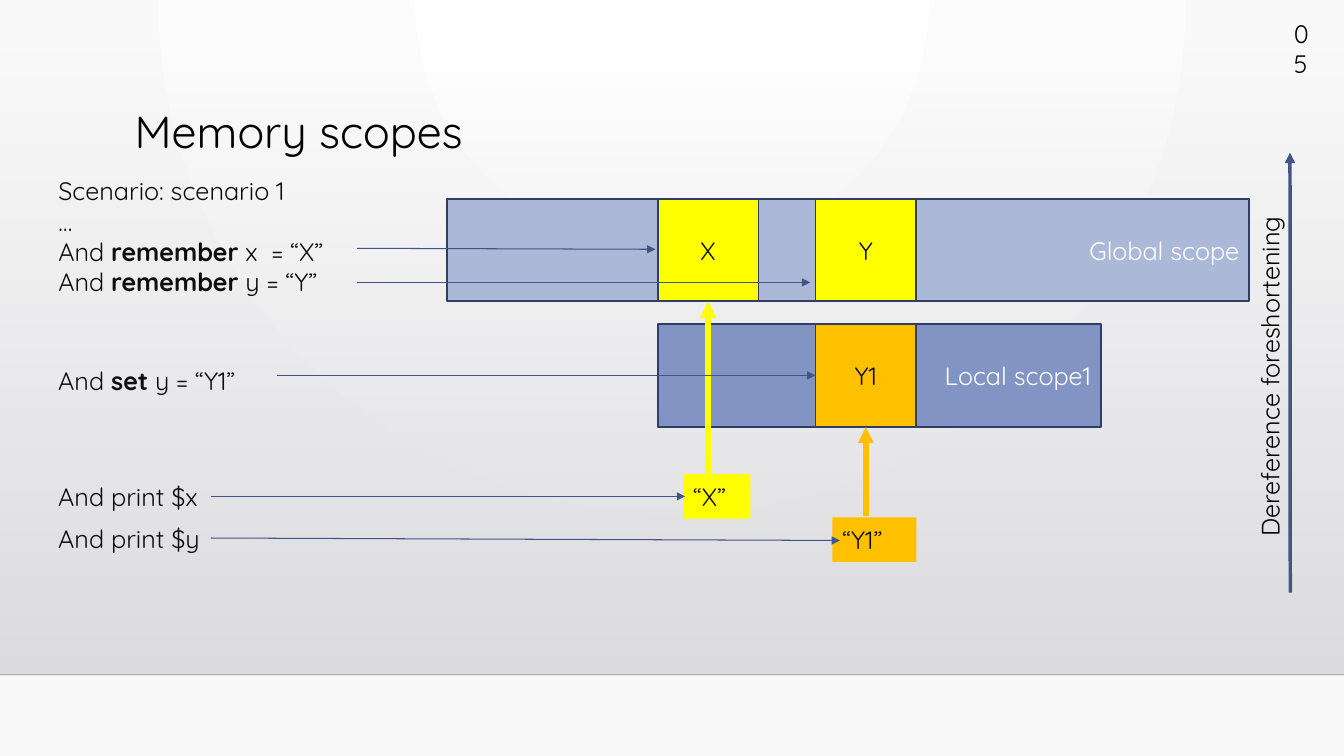
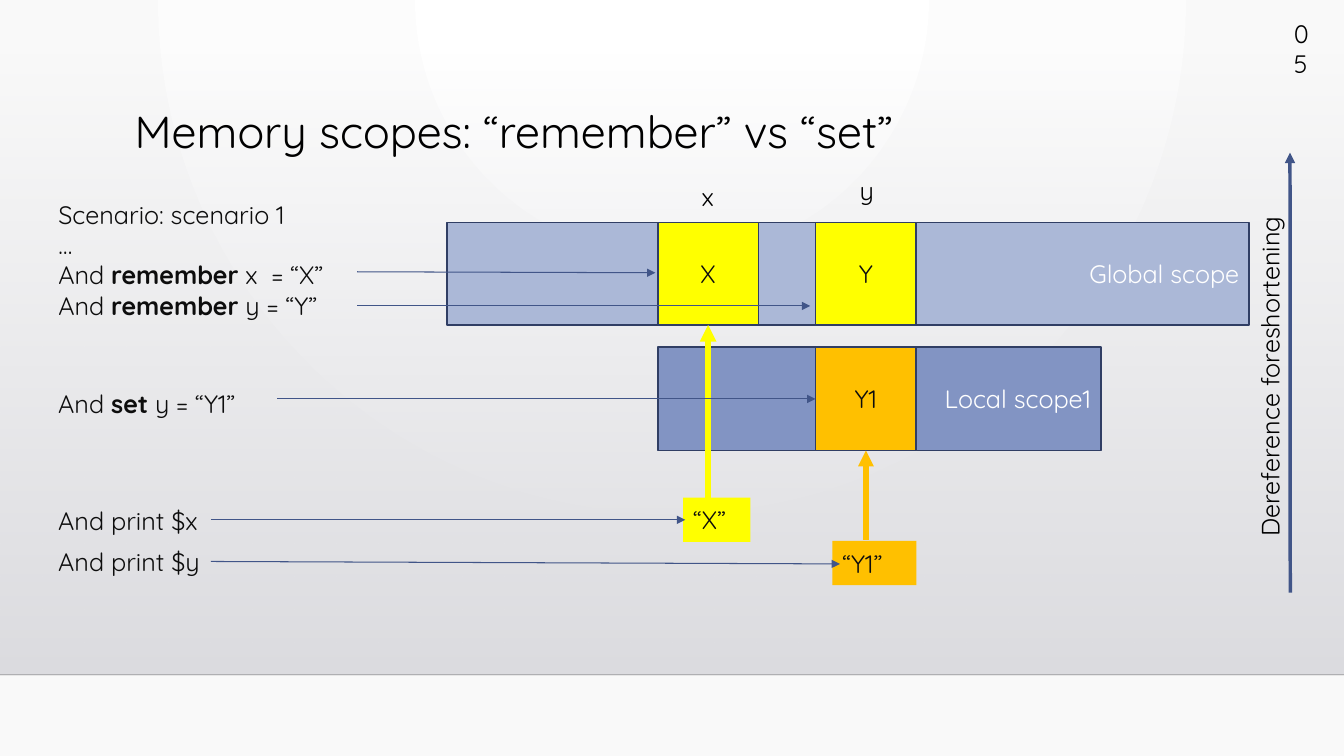
Before and after one commit to slipchansky/ats-unified, a slide deck: slide 24 of ats-presentation/ats-unified.pptx (slide 16 before the commit). Drawn at 1344x756 pixels with LibreOffice and Linux fonts; fonts in the diff are those of the drawing; background and template pictures are left out. Boxes give left, top, right and bottom in pixels: in the first picture for what was removed or moved away, otherwise in the second. Text is boxed around its words. In the diff, an @@ line names an element or a change of style, - is before the commit and + after.

```diff
--- a/ats-presentation/ats-unified.pptx
+++ b/ats-presentation/ats-unified.pptx
@@ title at [135, 115, 892, 157]: text changed @@
-Memory scopes
+Memory scopes: “remember” vs “set”
@@ text added at [702, 193, 714, 206], 18 pt, text #000000 @@
+x
@@ text added at [860, 187, 874, 205], 18 pt, text #000000 @@
+y
@@ 8 arrows, 7 rectangles, 4 texts: place and size @@
-8 arrows, 7 rectangles, 4 texts at [58, 182, 1249, 562]
+8 arrows, 7 rectangles, 4 texts at [58, 206, 1249, 586]
```
Also in this commit, not shown: 30 other slides changed, 14 slides added, 1 slide removed.
